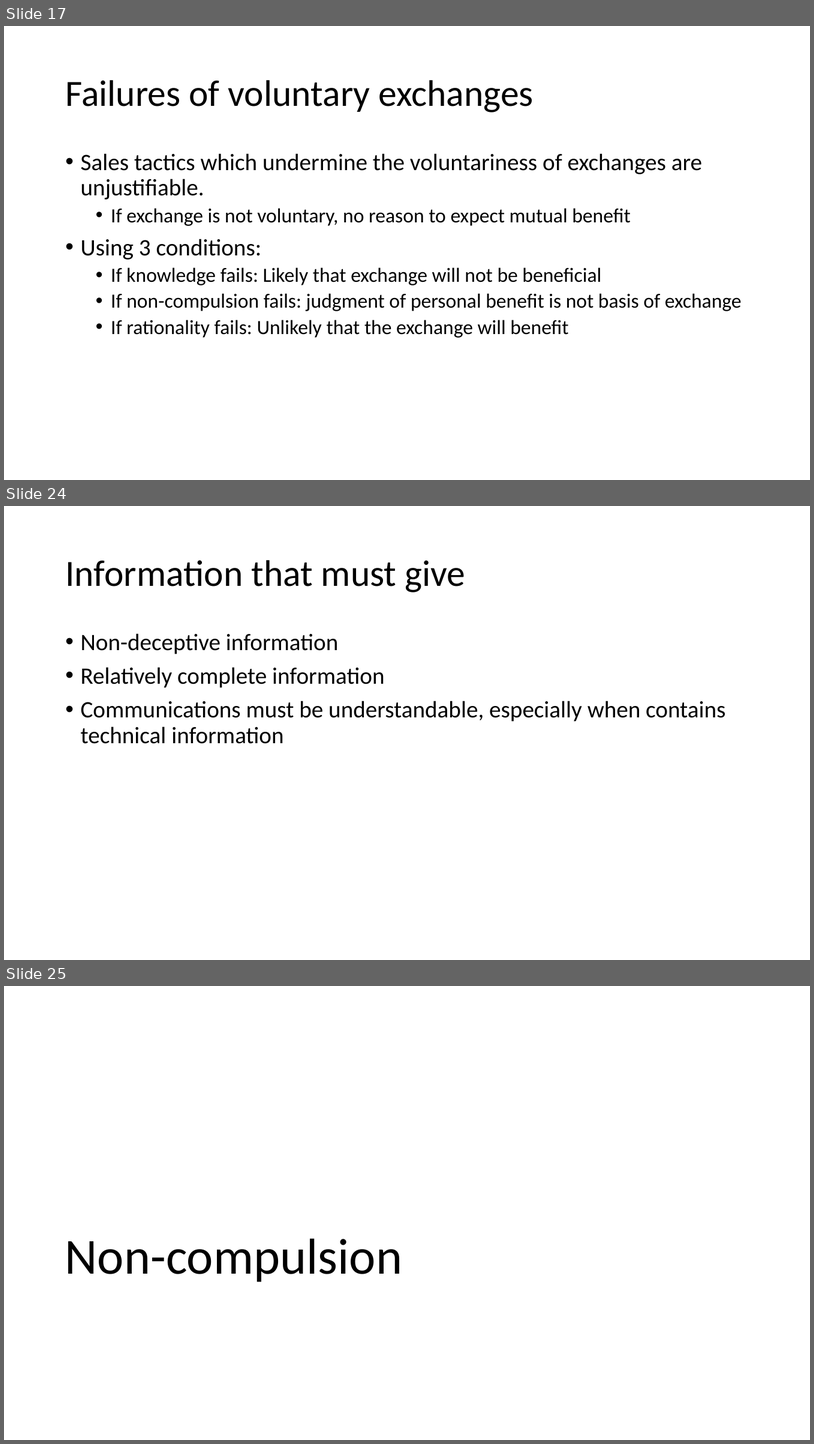
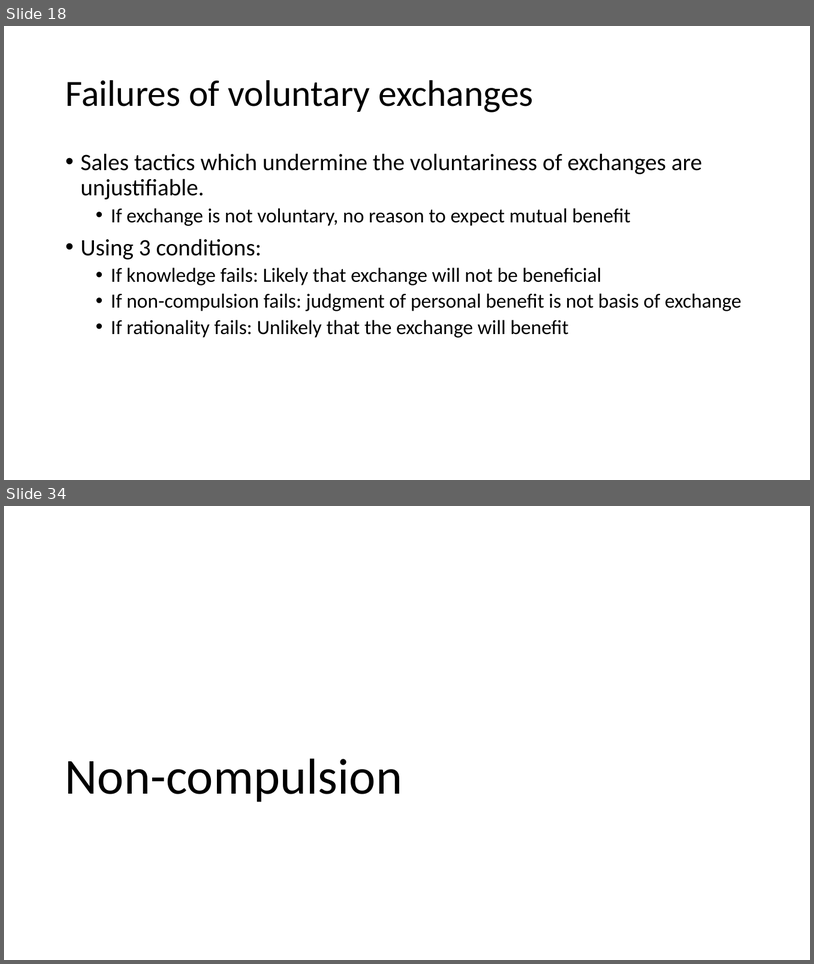
Before and after one commit to AdamSwenson/biz-ethics-docs, a slide deck: lectures/Sales.pptx. Shown one above the other, each under a label of ours: slides 17, 24 and 25 before the commit, slides 18 and 34 after it; the slides between them are not shown. The pictures are 814x1444 and 814x964 pixels, drawn with LibreOffice and Linux fonts; fonts in the diff are those of the drawing. Boxes give left, top, right and bottom in pixels: in the first picture for what was removed or moved away, otherwise in the second. Text is boxed around its words. In the diff, an @@ line names an element or a change of style, - is before the commit and + after.

```diff
--- a/lectures/Sales.pptx
+++ b/lectures/Sales.pptx
@@ slide 24 removed at bbox=[4, 506, 810, 960], background #FFFFFF @@
@@ title removed at bbox=[65, 560, 465, 592] @@
-Information that must give
@@ text removed at bbox=[81, 633, 726, 744] @@
-• Non-deceptive information
-• Relatively complete information
-• Communications must be understandable, especially when contains technical information
@@ what was slide 17 is now slide 18 @@
@@ what was slide 25 is now slide 34 @@
```
Also in this commit, not shown: 9 slides changed, 10 slides added, 4 other files.
